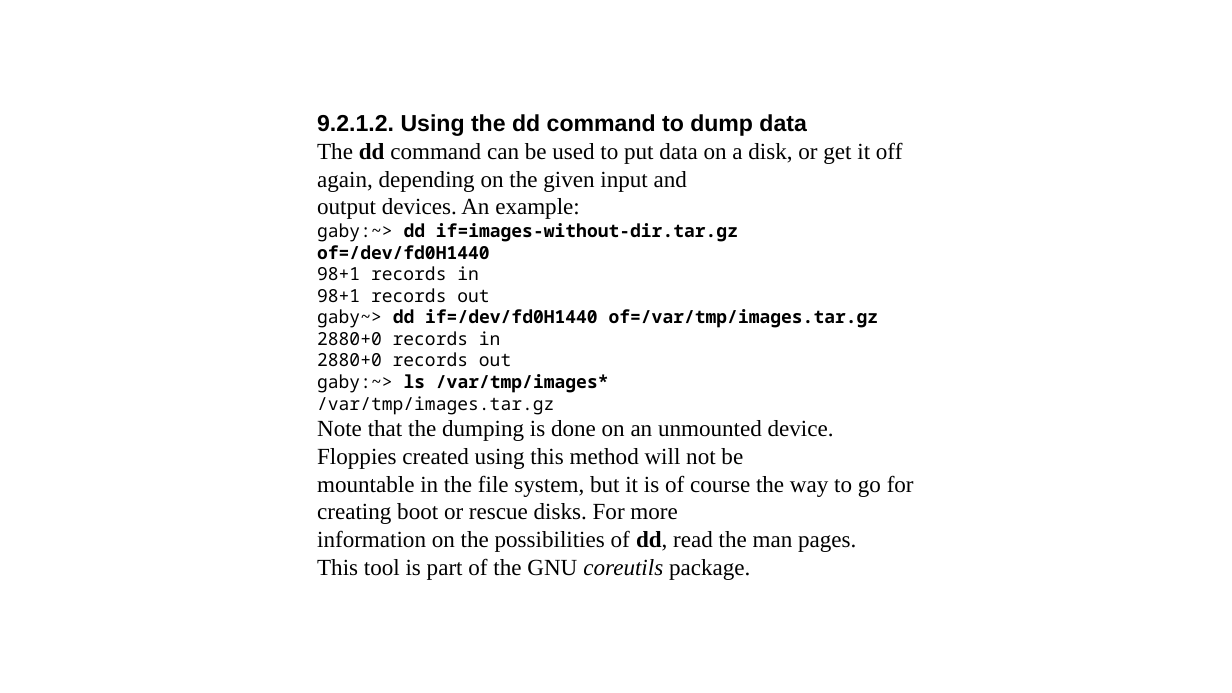
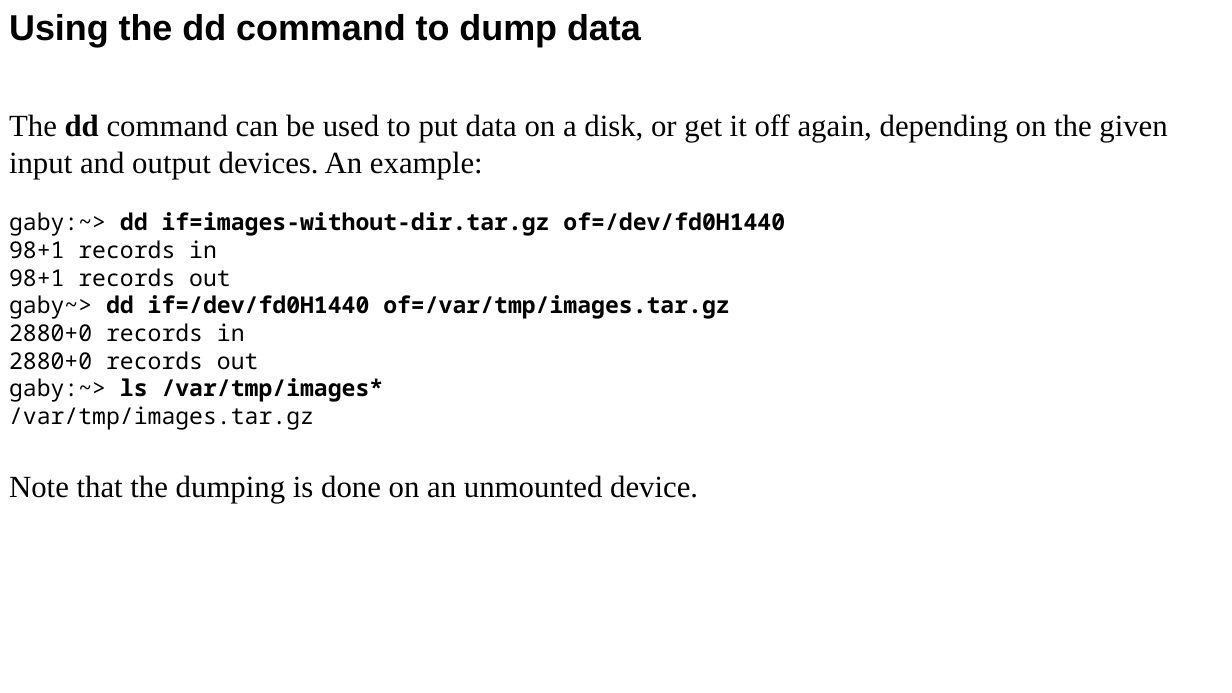
Before and after one commit to Satyaneshi2346/HelloWorld, a slide deck: slide 35 of linux.pptx (slide 36 before the commit). Drawn at 1232x693 pixels with LibreOffice and Linux fonts; fonts in the diff are those of the drawing. Boxes give left, top, right and bottom in pixels: in the first picture for what was removed or moved away, otherwise in the second. Text is boxed around its words. In the diff, an @@ line names an element or a change of style, - is before the commit and + after.

```diff
--- a/linux.pptx
+++ b/linux.pptx
@@ text added at [9, 14, 641, 47], 28 pt, text #000000, bold @@
+Using the dd command to dump data
@@ text "The dd command can be ...": place and size @@
-text "The dd command can be ..." at [317, 114, 914, 580]
+text "The dd command can be ..." at [9, 114, 1167, 503]
@@ text at [9, 114, 1167, 179]: text changed; size 18 to 24 pt @@
-9.2.1.2. Using the dd command to dump data
-The dd command can be used to put data on a disk, or get it off again, depending on the given input and
-output devices. An example:
+The dd command can be used to put data on a disk, or get it off again, depending on the given input and output devices. An example:
@@ text at [9, 212, 785, 430]: size 14 to 18 pt in "gaby:~> dd if=images-without-dir.tar.gz of=/dev/fd0H1440", "98+1 records in", "98+1 records out", "gaby~> dd if=/dev/fd0H1440 of=/var/tmp/images.tar.gz" and 4 more places @@
@@ text at [9, 475, 698, 503]: text changed; size 18 to 24 pt @@
-Note that the dumping is done on an unmounted device. Floppies created using this method will not be
-mountable in the file system, but it is of course the way to go for creating boot or rescue disks. For more
-information on the possibilities of dd, read the man pages.
-This tool is part of the GNU coreutils package.
+Note that the dumping is done on an unmounted device.
```
Also in this commit, not shown: 9 other slides changed, 1 slide removed, 2 other files.
